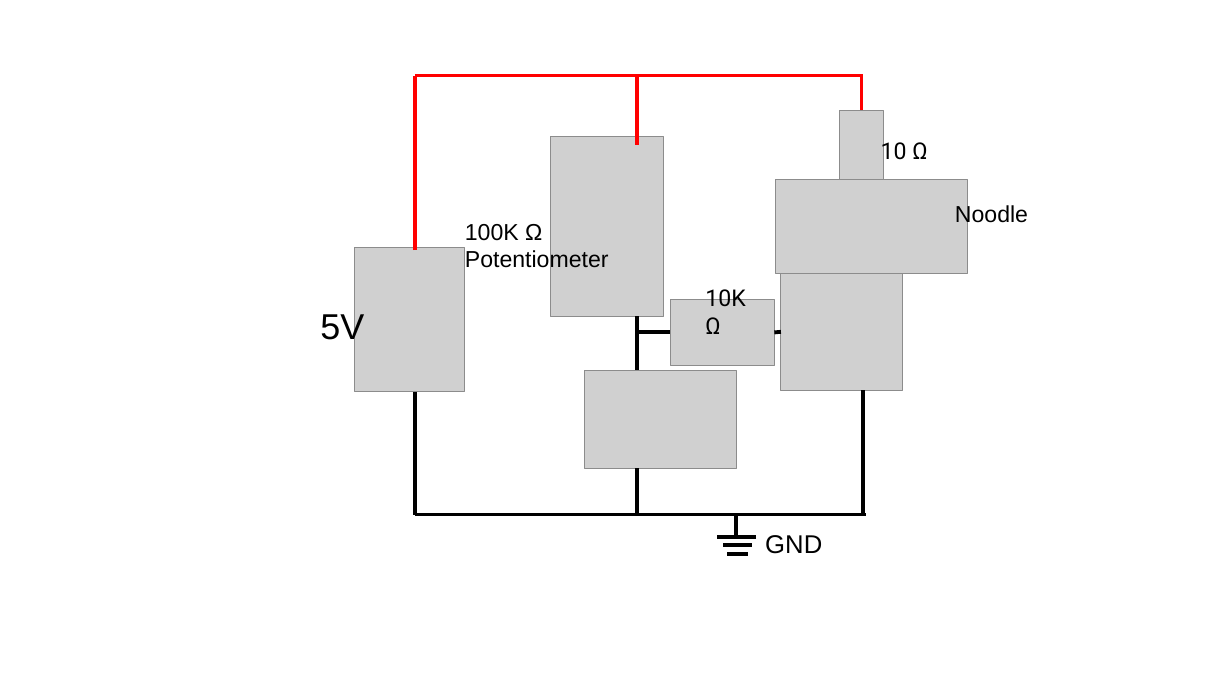
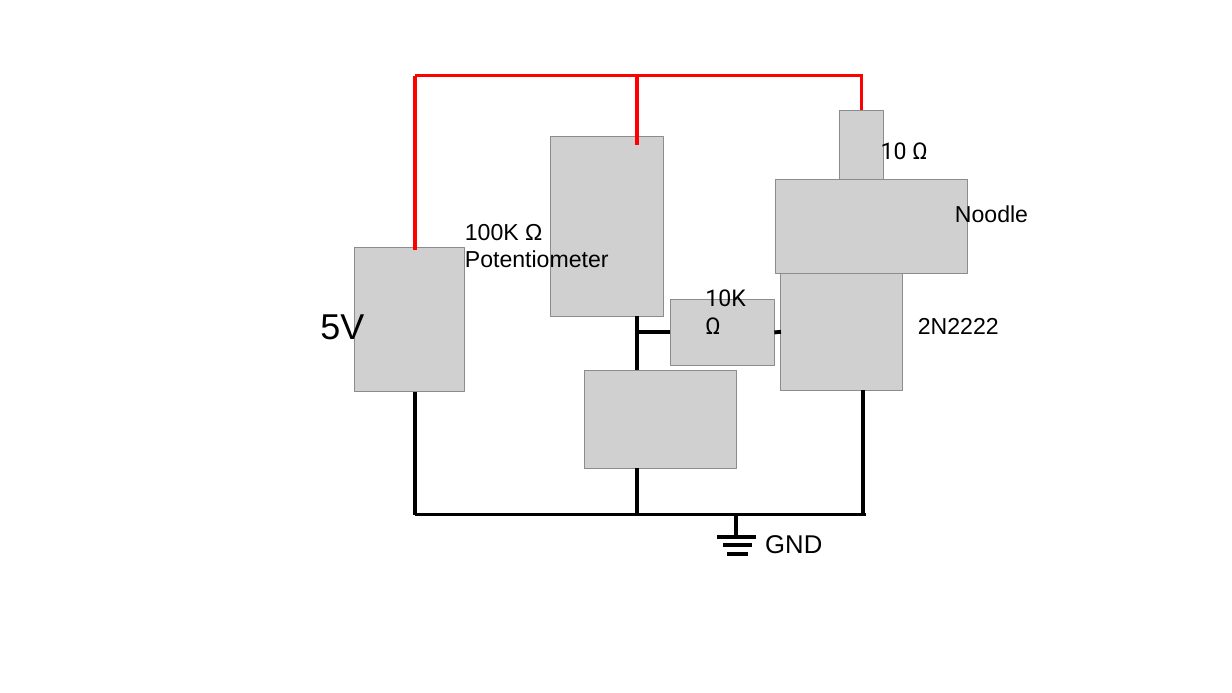
Before and after one commit to dmccreary/moving-rainbow, a slide deck: slide 1 of slides/Nightlight-Circuit.pptx. Drawn at 1232x693 pixels with LibreOffice and Linux fonts; fonts in the diff are those of the drawing; grey boxes stand for pictures. Boxes give left, top, right and bottom in pixels: in the first picture for what was removed or moved away, otherwise in the second. Text is boxed around its words. In the diff, an @@ line names an element or a change of style, - is before the commit and + after.

```diff
--- a/slides/Nightlight-Circuit.pptx
+++ b/slides/Nightlight-Circuit.pptx
@@ text added at [918,318,999,334], 18 pt, text #000000 @@
+2N2222
```
Also in this commit, not shown: 5 other files.
